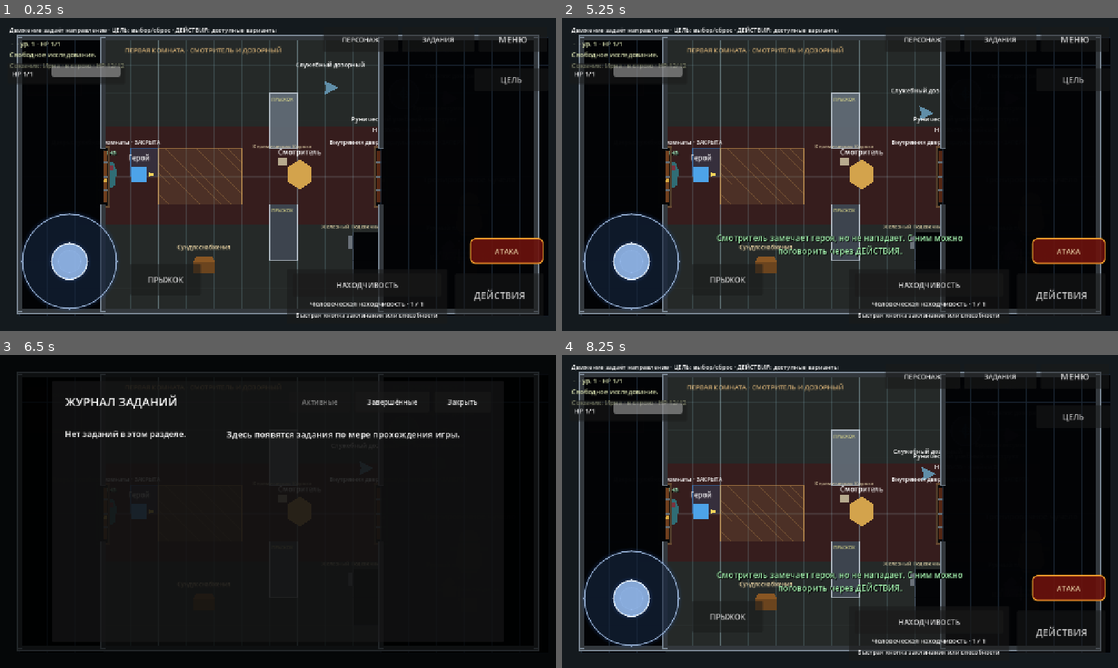
Above: before the commit, frames 1-4 (two rows, left to right).
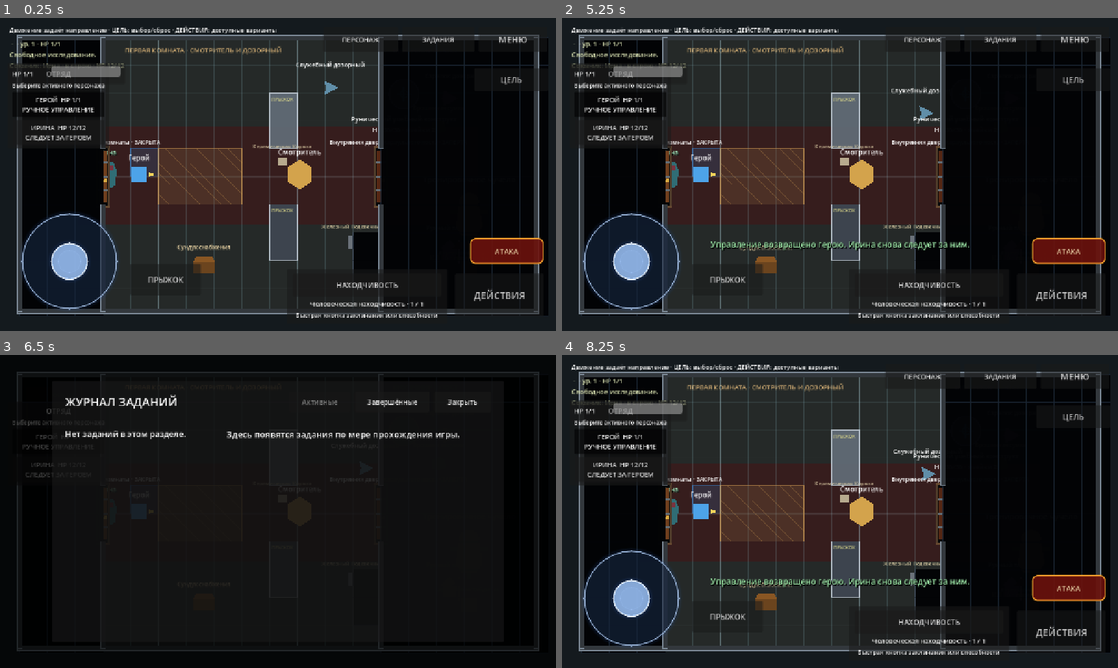
Above: after the commit, the same moments.

Repository: eretenkodaniil16-rgb/rpg-project
Game: Godot game, scene res://scenes/game/game.tscn
Same seed, same stepped clock (60 frames per second), same inputs: the game is played once before the commit and once after it. This scene is started directly instead of the project's main scene.
Inputs (mouse positions are in pixels of both pictures, inside the frame that each line leads up to):
- Up to frame 1 (0.25 s): no input
- Up to frame 2 (5.25 s): click "ДЕЙСТВИЯ" at 0.5 s; click "МЕНЮ" at 1.25 s; click "ПРОДОЛЖИТЬ" at 2 s; click "ПРЫЖОК" at 2.75 s; click "ПЕРСОНАЖ" at 3.5 s; click "ЗАКРЫТЬ" at 4.25 s; click (623, 105) at 5 s, where only the run after the commit has a clickable "ГЕРОЙ HP 1/1 РУЧНОЕ УПРАВЛЕНИЕ"
- Up to frame 3 (6.5 s): click "ЗАДАНИЯ" at 5.75 s
- Up to frame 4 (8.25 s): click "Завершённые" at 6.5 s; click "Активные" at 7.25 s; click "Закрыть" at 8 s

The runs differ from the first frame. In frame 1, 1.2% of the frame differs, in the area x 1-20%, y 14-42%; in frame 2, 2.8%, in the area x 1-74%, y 14-77%; in frame 3, 0.2%; in frame 4, 2.8%.

Commit message:
feat: подключить меню отряда к игровой сцене

Diff:
--- a/scenes/game/game.tscn
+++ b/scenes/game/game.tscn
@@ -1,7 +1,7 @@
-[gd_scene load_steps=10 format=3]
+[gd_scene load_steps=11 format=3]
 
 [ext_resource type="PackedScene" path="res://scenes/game/game_base.tscn" id="1_base"]
-[ext_resource type="Script" path="res://scripts/game/game_party_control_social_entry_runtime.gd" id="2_feature"]
+[ext_resource type="Script" path="res://scripts/game/game_party_exploration_runtime.gd" id="2_feature"]
 [ext_resource type="Script" path="res://scripts/game/guard_post_two_room_visibility.gd" id="3_two_room"]
 [ext_resource type="Script" path="res://scripts/game/npc_stealth_context_dialogue.gd" id="4_context_npc"]
 [ext_resource type="Script" path="res://scripts/ui/mobile_controls_party_routing.gd" id="5_mobile_context"]
@@ -9,6 +9,7 @@
 [ext_resource type="Script" path="res://scripts/game/world_snapshot_readiness_guard.gd" id="7_snapshot_guard"]
 [ext_resource type="Script" path="res://scripts/game/world_alert_snapshot_synchronizer.gd" id="8_alert_sync"]
 [ext_resource type="Script" path="res://scripts/game/player_control_modes.gd" id="9_player_control"]
+[ext_resource type="Script" path="res://scripts/ui/party_menu_ui.gd" id="10_party_menu"]
 
 [node name="Game" instance=ExtResource("1_base")]
 script = ExtResource("2_feature")
@@ -34,3 +35,8 @@
 
 [node name="MobileControls" parent="Interface" index="3"]
 script = ExtResource("5_mobile_context")
+
+[node name="PartyMenuUI" type="Control" parent="Interface"]
+layout_mode = 3
+anchors_preset = 0
+script = ExtResource("10_party_menu")
